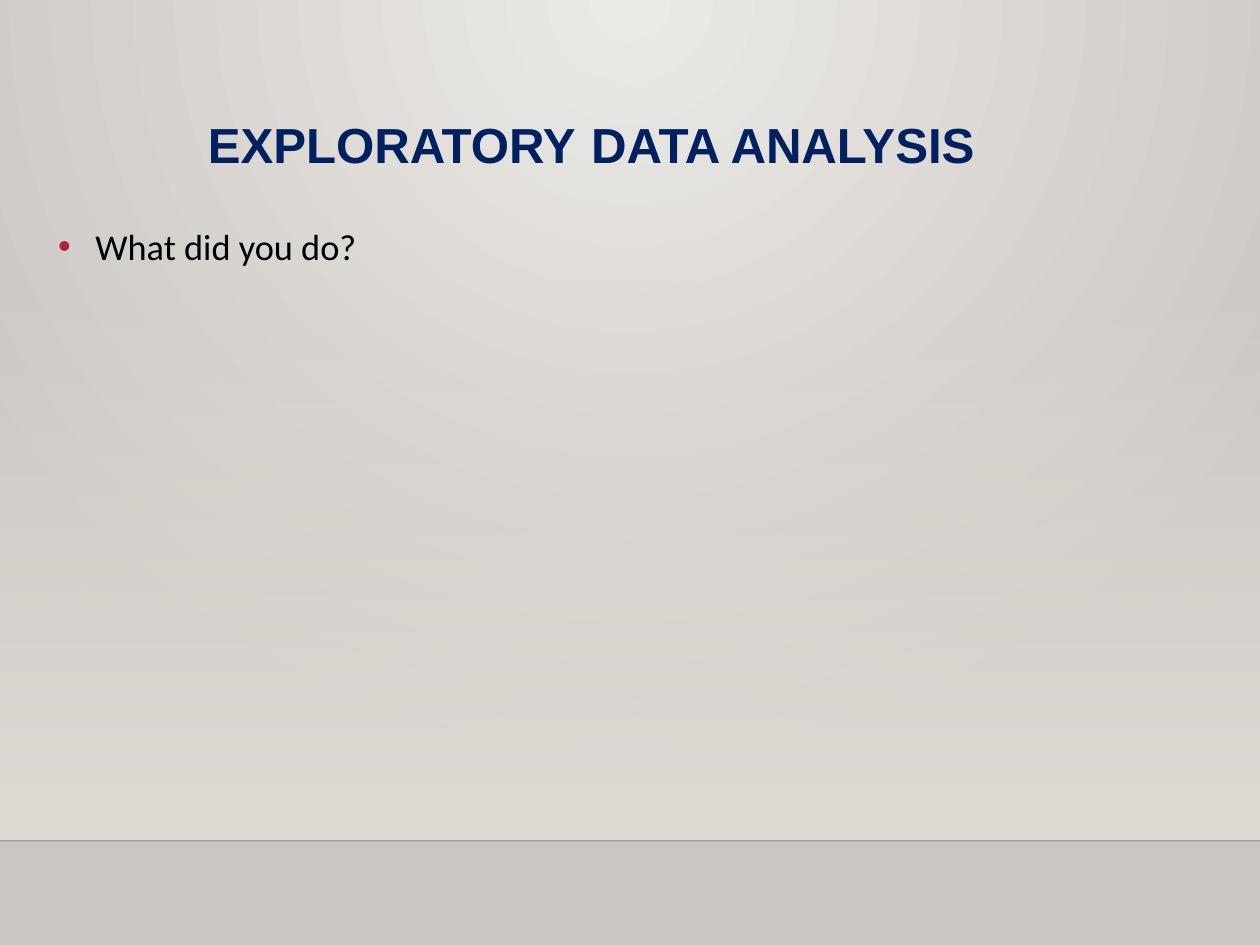
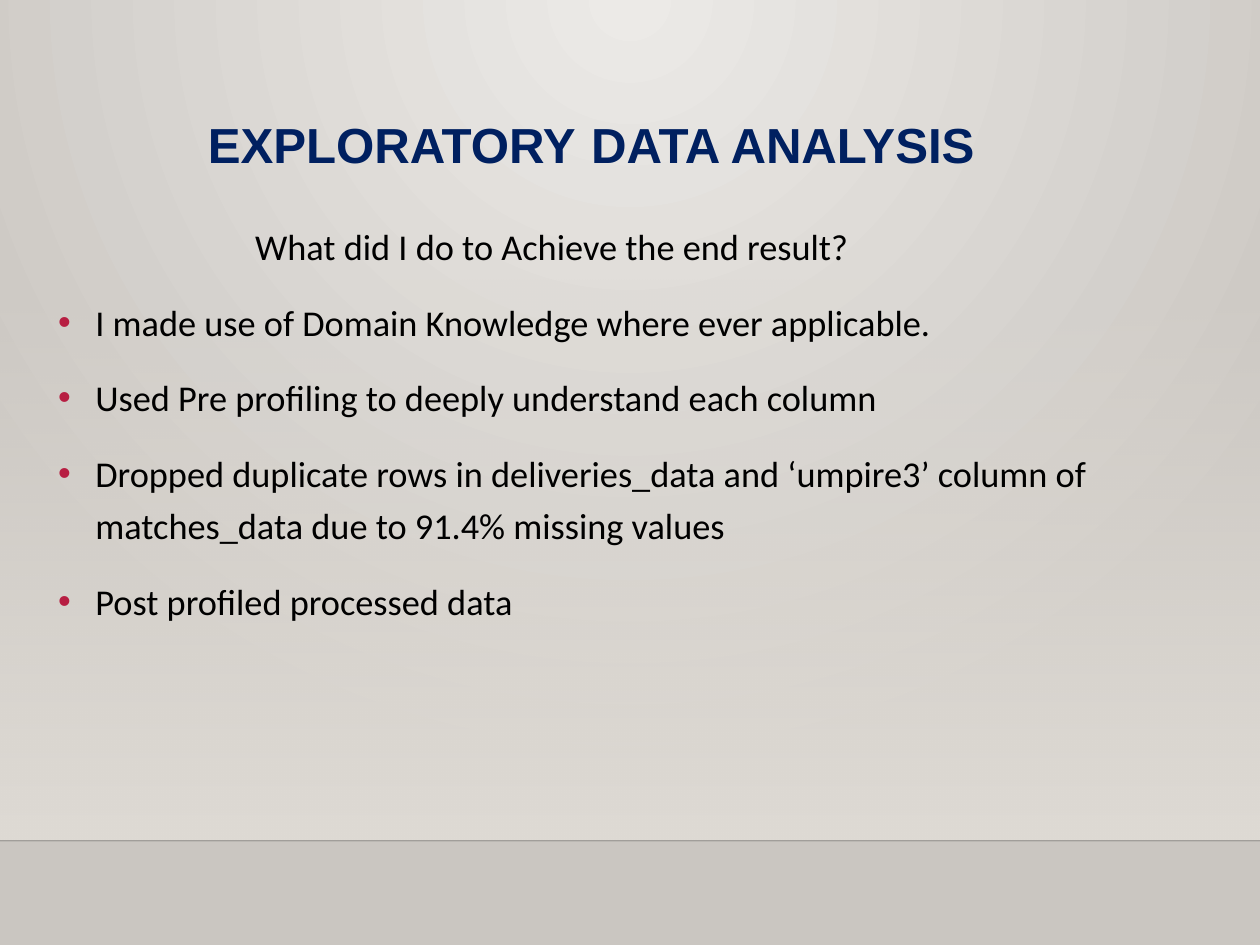
Before and after one commit to idhariharan/Hari-Iyer-INSAID-GCDAI-, a slide deck: slide 6 of Hari IyerMarch 2019 Cohort Term1 Project World Peace Cricket League.pptx. Drawn at 1260x945 pixels with LibreOffice and Linux fonts; fonts in the diff are those of the drawing; background and template pictures are left out. Boxes give left, top, right and bottom in pixels: in the first picture for what was removed or moved away, otherwise in the second. Text is boxed around its words. In the diff, an @@ line names an element or a change of style, - is before the commit and + after.

```diff
--- a/Hari IyerMarch 2019 Cohort Term1 Project World Peace Cricket League.pptx
+++ b/Hari IyerMarch 2019 Cohort Term1 Project World Peace Cricket League.pptx
@@ text at box(95, 234, 1086, 621): text changed @@
-• What did you do?
+What did I do to Achieve the end result?
+• I made use of Domain Knowledge where ever applicable.
+• Used Pre profiling to deeply understand each column
+• Dropped duplicate rows in deliveries_data and ‘umpire3’ column of matches_data due to 91.4% missing values
+• Post profiled processed data
```
Also in this commit, not shown: 5 slides added, 2 slides removed, 4 other files.
